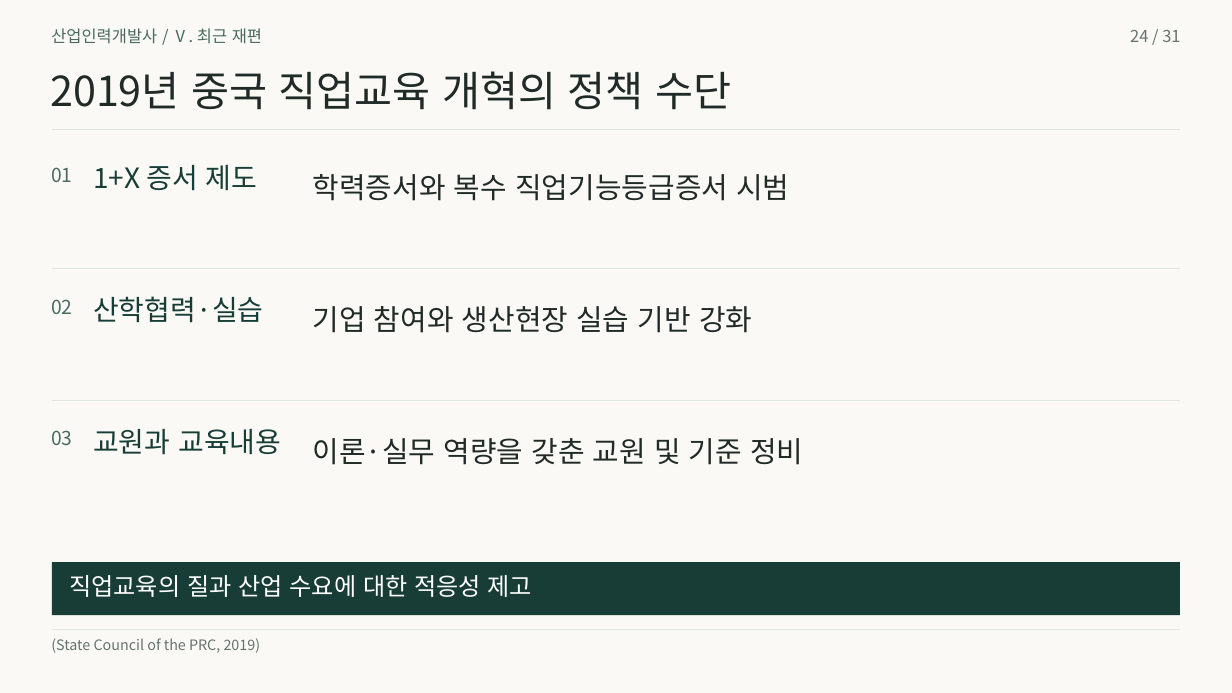
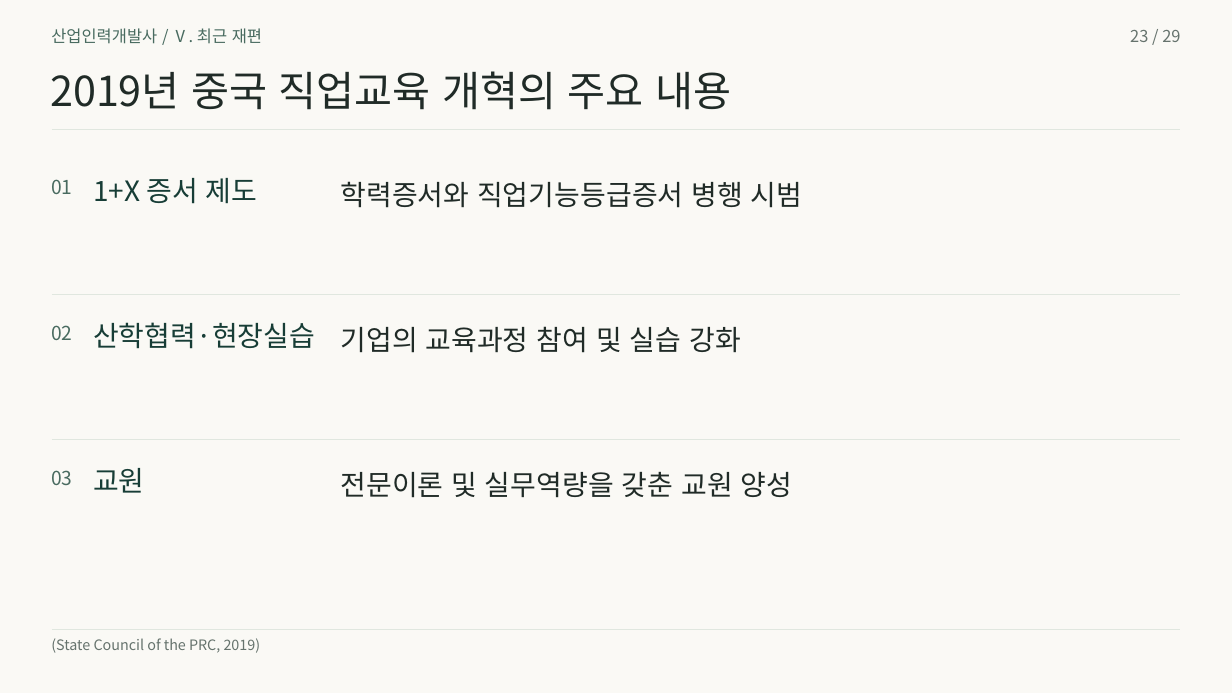
Before and after one commit to 01Chungee10/vet-history-rehearsal, a slide deck: slide 23 of au-cn-2026/presentation.pptx (slide 24 before the commit). Drawn at 1232x693 pixels with LibreOffice and Linux fonts; fonts in the diff are those of the drawing. Boxes give left, top, right and bottom in pixels: in the first picture for what was removed or moved away, otherwise in the second. Text is boxed around its words. In the diff, an @@ line names an element or a change of style, - is before the commit and + after.

```diff
--- a/au-cn-2026/presentation.pptx
+++ b/au-cn-2026/presentation.pptx
@@ text at [1130,30,1180,42]: text changed @@
-24 / 31
+23 / 29
@@ text at [50,71,731,110]: text changed @@
-2019년 중국 직업교육 개혁의 정책 수단
+2019년 중국 직업교육 개혁의 주요 내용
@@ text "01": place and size @@
-text "01" at [51,167,72,182]
+text "01" at [51,179,72,194]
@@ text "1+X 증서 제도": place and size @@
-text "1+X 증서 제도" at [93,165,257,191]
+text "1+X 증서 제도" at [93,178,257,204]
@@ text at [341,181,802,208]: text changed; size 22.5 to 21.8 pt @@
-학력증서와 복수 직업기능등급증서 시범
+학력증서와 직업기능등급증서 병행 시범
@@ freeform shape: place and size @@
-freeform shape at [52,269,1180,270]
+freeform shape at [52,295,1180,296]
@@ text "02": place and size @@
-text "02" at [51,299,72,314]
+text "02" at [51,325,72,340]
@@ text at [93,322,315,349]: text changed @@
-산학협력·실습
+산학협력·현장실습
@@ text at [341,326,741,353]: text changed; size 22.5 to 21.8 pt @@
-기업 참여와 생산현장 실습 기반 강화
+기업의 교육과정 참여 및 실습 강화
@@ freeform shape: place and size @@
-freeform shape at [52,400,1180,401]
+freeform shape at [52,440,1180,441]
@@ text removed at [93,429,281,455] @@
-교원과 교육내용
@@ text "03": place and size @@
-text "03" at [51,430,72,445]
+text "03" at [51,470,72,485]
@@ text added at [93,468,144,493], 21.8 pt, text #173D36 @@
+교원
@@ text at [341,472,792,498]: text changed; size 22.5 to 21.8 pt @@
-이론·실무 역량을 갖춘 교원 및 기준 정비
+전문이론 및 실무역량을 갖춘 교원 양성
@@ rectangle removed at [52,562,1180,615] @@
@@ text removed at [69,575,532,597] @@
-직업교육의 질과 산업 수요에 대한 적응성 제고
```
Also in this commit, not shown: 25 other slides changed, 3 slides added, 5 slides removed, 35 other files.
